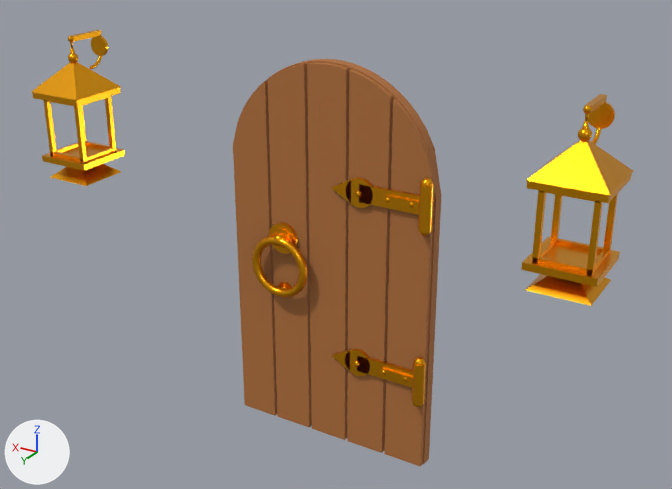
The glTF model art/models/tripo/skeleton_test/HaloDomeHouse_11_ornaments.glb: old version first, new version second.
One viewpoint serves both versions: a 50 mm lens placed at (-8.46, 20.62, 12.39), pointed at (-0.15, 6.78, 5.47). The axes (+X, +Y, +Z) are drawn at lower left. The lights are the same throughout. The picture after the commit comes second. Vertices at exactly the same position are counted once.

In view in the first picture: 'Orn_HaloDomeHouse_11_Hinge0', 'Orn_HaloDomeHouse_11_Hinge1', 'Orn_HaloDomeHouse_11_Knocker', 'Orn_HaloDomeHouse_11_Lantern0', 'Orn_HaloDomeHouse_11_Lantern1', 'Orn_HaloDomeHouse_11_Leaf'.
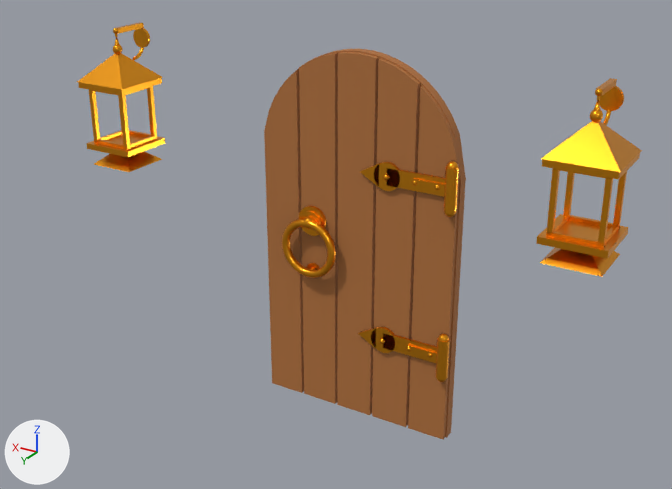
Changed parts and their boxes (x1, y1, x2, y2) in the pictures (672 x 489 px):
'Orn_HaloDomeHouse_11_Leaf', moved
    before: (233, 59, 441, 467)
    after: (264, 49, 466, 439)
'Orn_HaloDomeHouse_11_Lantern0', moved
    before: (521, 94, 633, 306)
    after: (536, 78, 642, 277)
'Orn_HaloDomeHouse_11_Lantern1', moved
    before: (31, 30, 125, 186)
    after: (77, 22, 165, 172)
'Orn_HaloDomeHouse_11_Hinge1', moved
    before: (331, 177, 434, 236)
    after: (360, 161, 459, 217)
'Orn_HaloDomeHouse_11_Hinge0', moved
    before: (331, 349, 426, 407)
    after: (358, 327, 450, 382)
'Orn_HaloDomeHouse_11_Knocker', moved
    before: (252, 222, 308, 297)
    after: (282, 206, 336, 278)

Patch to the scene script:
```diff
--- a/art/models/tripo/skeleton_test/HaloDomeHouse_11_ornaments.glb.py
+++ b/art/models/tripo/skeleton_test/HaloDomeHouse_11_ornaments.glb.py
@@ me_orn_halodomehouse_11_hinge0 @@
-me_orn_halodomehouse_11_hinge0.from_pydata(...)  # 556 vertices, 1072 faces; spans x -2.17..-0.13, y 6.81..7.05, z 2.6..3.67
+me_orn_halodomehouse_11_hinge0.from_pydata(...)  # 556 vertices, 1072 faces; spans x -2.17..-0.13, y 5.76..6.0, z 2.6..3.67
+# me_orn_halodomehouse_11_hinge0 part 1: the whole mesh is moved by (0.0, -1.05, 0.0)
 me_orn_halodomehouse_11_hinge0.materials.append(mat_orngold)
@@ me_orn_halodomehouse_11_hinge1 @@
-me_orn_halodomehouse_11_hinge1.from_pydata(...)  # 556 vertices, 1072 faces; spans x -2.17..-0.13, y 6.81..7.05, z 6.11..7.17
+me_orn_halodomehouse_11_hinge1.from_pydata(...)  # 556 vertices, 1072 faces; spans x -2.17..-0.13, y 5.76..6.0, z 6.11..7.17
+# me_orn_halodomehouse_11_hinge1 part 2: the whole mesh is moved by (0.0, -1.05, 0.0)
 me_orn_halodomehouse_11_hinge1.materials.append(mat_orngold)
@@ me_orn_halodomehouse_11_knocker @@
-me_orn_halodomehouse_11_knocker.from_pydata(...)  # 780 vertices, 1536 faces; spans x 0.33..1.6, y 6.85..7.14, z 4.15..5.71
+me_orn_halodomehouse_11_knocker.from_pydata(...)  # 780 vertices, 1536 faces; spans x 0.33..1.6, y 5.8..6.09, z 4.15..5.71
+# me_orn_halodomehouse_11_knocker part 3: the whole mesh is moved by (0.0, -1.05, 0.0)
 me_orn_halodomehouse_11_knocker.materials.append(mat_orngold)
@@ me_orn_halodomehouse_11_lantern0 @@
-me_orn_halodomehouse_11_lantern0.from_pydata(...)  # 609 vertices, 1122 faces; spans x -5.55..-4.35, y 7.22..8.6, z 6.16..9.08
+me_orn_halodomehouse_11_lantern0.from_pydata(...)  # 609 vertices, 1122 faces; spans x -5.4..-4.2, y 6.16..7.55, z 6.16..9.08
+# me_orn_halodomehouse_11_lantern0 part 4: the whole mesh is moved by (0.15, -1.05, 0.0)
 me_orn_halodomehouse_11_lantern0.materials.append(mat_orngold)
@@ me_orn_halodomehouse_11_lantern1 @@
-me_orn_halodomehouse_11_lantern1.from_pydata(...)  # 609 vertices, 1122 faces; spans x 4.35..5.55, y 7.22..8.6, z 6.16..9.08
+me_orn_halodomehouse_11_lantern1.from_pydata(...)  # 609 vertices, 1122 faces; spans x 4.2..5.4, y 6.16..7.55, z 6.16..9.08
+# me_orn_halodomehouse_11_lantern1 part 5: the whole mesh is moved by (-0.15, -1.05, 0.0)
 me_orn_halodomehouse_11_lantern1.materials.append(mat_orngold)
@@ me_orn_halodomehouse_11_leaf @@
-me_orn_halodomehouse_11_leaf.from_pydata(...)  # 148 vertices, 272 faces; spans x -2.15..2.15, y 6.53..6.85, z 1.2..8.9
+me_orn_halodomehouse_11_leaf.from_pydata(...)  # 148 vertices, 272 faces; spans x -2.15..2.15, y 5.48..5.8, z 1.2..8.9
+# me_orn_halodomehouse_11_leaf part 6: the whole mesh is moved by (0.0, -1.05, 0.0)
 me_orn_halodomehouse_11_leaf.materials.append(mat_ornwood)
```
